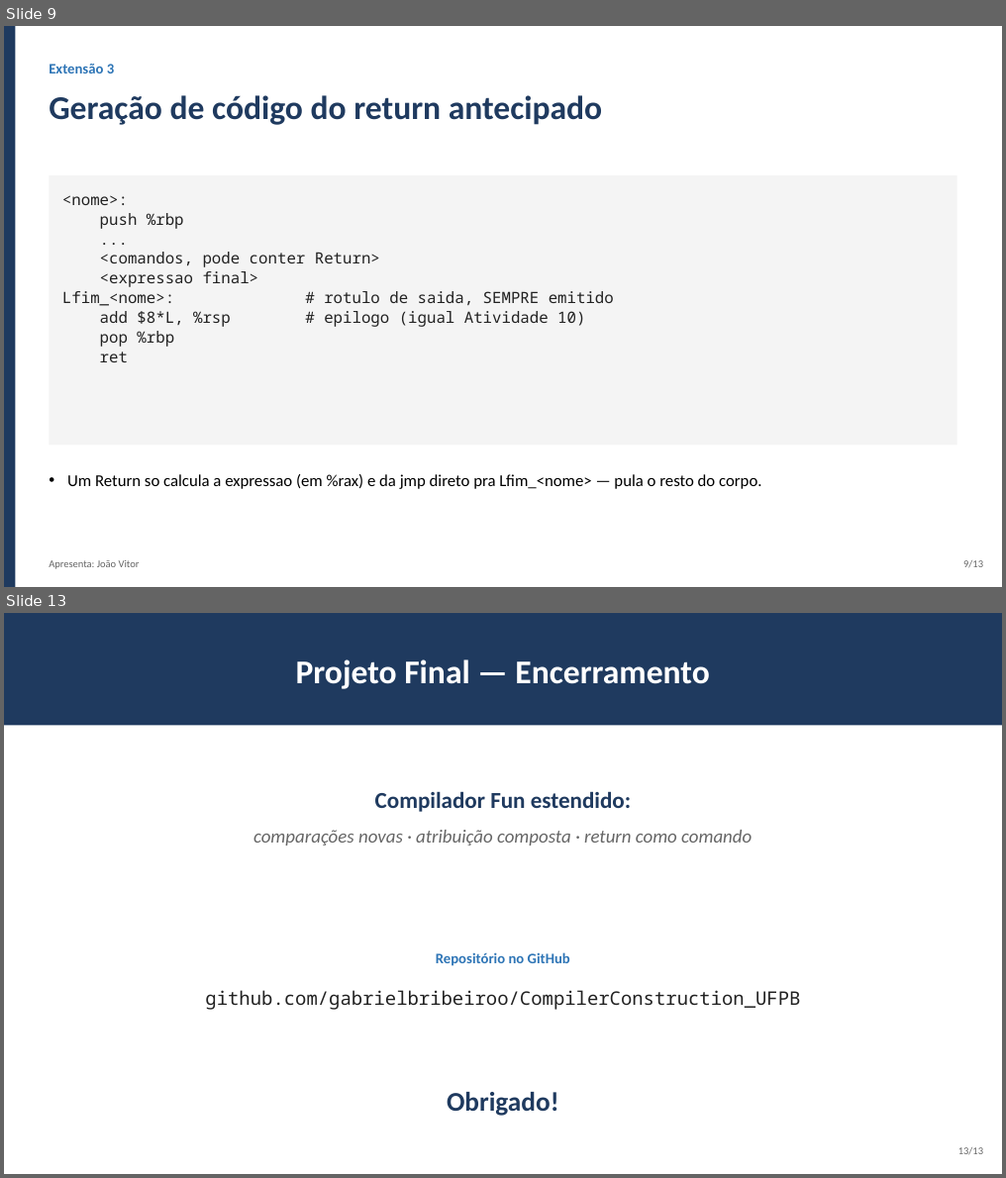
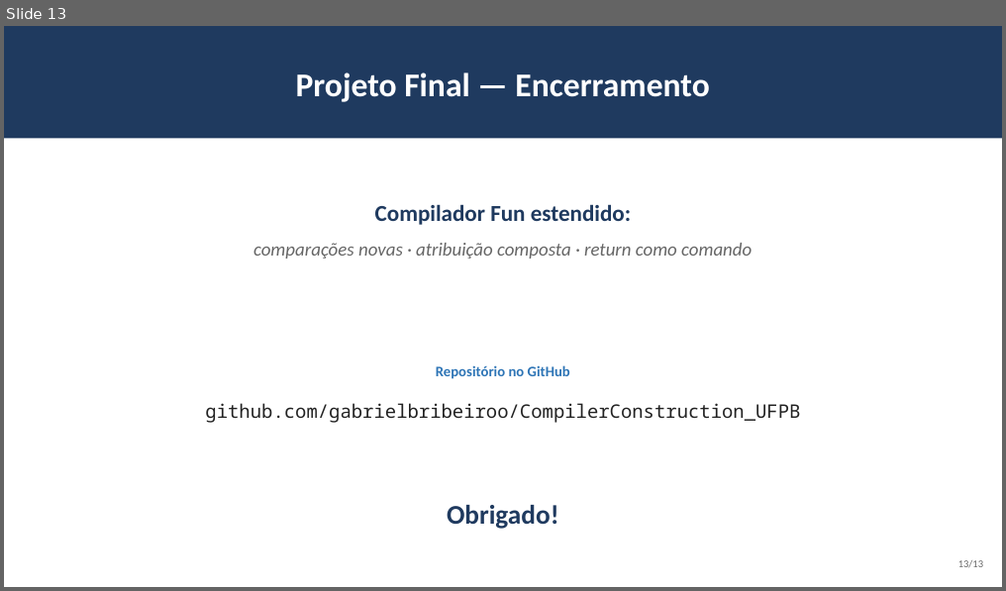
Before and after one commit to gabrielbribeiroo/CompilerConstruction_UFPB, a slide deck: apresentacao-projeto-final/apresentacao.pptx. Shown one above the other, each under a label of ours: slides 9 and 13 before the commit, slide 13 after it; the slides between them are not shown. The pictures are 1006x1178 and 1006x591 pixels, drawn with LibreOffice and Linux fonts; fonts in the diff are those of the drawing. Boxes give left, top, right and bottom in pixels: in the first picture for what was removed or moved away, otherwise in the second. Text is boxed around its words. In the diff, an @@ line names an element or a change of style, - is before the commit and + after.

```diff
--- a/apresentacao-projeto-final/apresentacao.pptx
+++ b/apresentacao-projeto-final/apresentacao.pptx
@@ slide 9 removed at box(4, 26, 1002, 587), background #FFFFFF @@
@@ rectangle removed at box(4, 26, 15, 587) @@
@@ text removed at box(49, 64, 114, 74) @@
-Extensão 3
@@ text removed at box(49, 95, 602, 125) @@
-Geração de código do return antecipado
@@ rectangle removed at box(49, 175, 957, 445) @@
@@ text removed at box(62, 195, 614, 363) @@
-<nome>:
-push %rbp
-...
-<comandos, pode conter Return>
-<expressao final>
-Lfim_<nome>: # rotulo de saida, SEMPRE emitido
-add $8*L, %rsp # epilogo (igual Atividade 10)
-pop %rbp
-ret
@@ text removed at box(67, 474, 761, 489) @@
-• Um Return so calcula a expressao (em %rax) e da jmp direto pra Lfim_<nome> — pula o resto do corpo.
@@ text removed at box(49, 561, 140, 570) @@
-Apresenta: João Vitor
@@ text removed at box(963, 561, 983, 569) @@
-9/13
```
Also in this commit, not shown: 6 slides changed, 5 slides added, 4 other slides removed, 2 other files.
